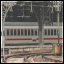
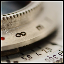
Layer changes from the first 64 x 64 image to the second:
painted on "image" over [left=1, top=1, right=63, bottom=63]
